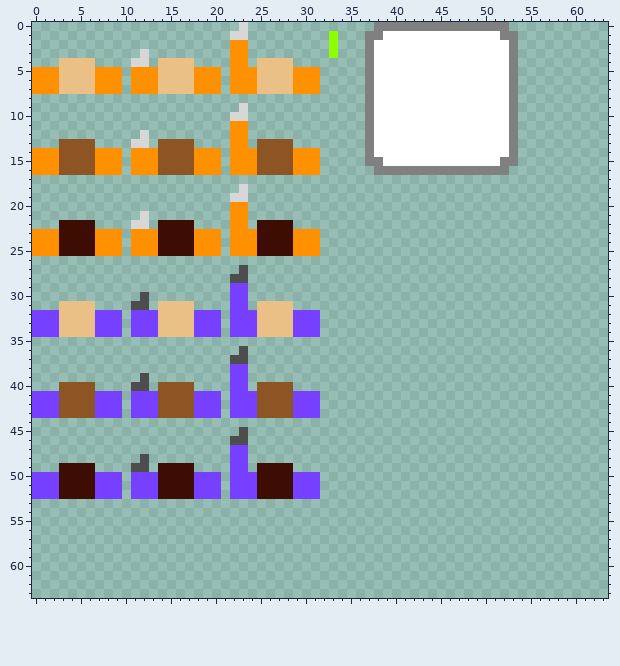
Pixel-art sprite, stored at Assets/Sprites/people.png. Above is the file before it was changed.
The file is 64x64 pixels.
After the commit:
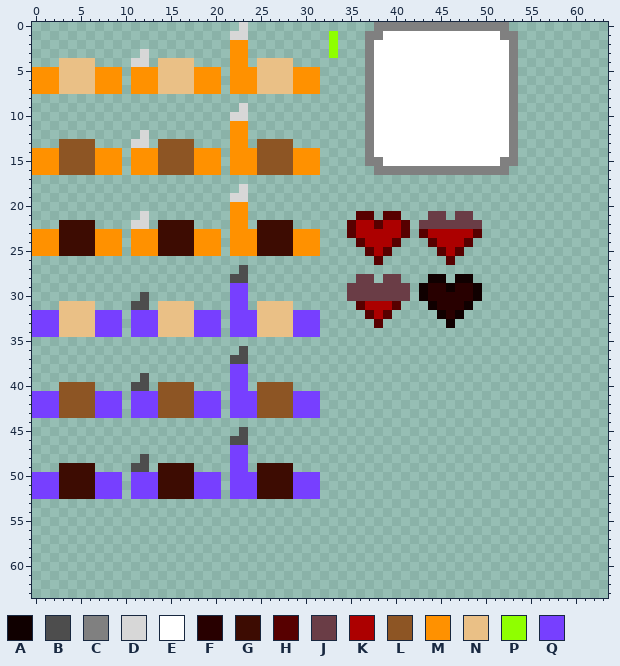
Palette (. is transparent): A #100000  B #4d4d4d  C #808080  D #d7d7d7  E #ffffff  F #280000  G #3d0c02  H #570000  J #6a3d46  K #ac0000  L #8d5524  M #ff9100  N #eac086  P #8fff00  Q #773fff
The edit:
Colour A now appears in row 28 at x 44 to 45 and 47 to 48; in row 29 at x 43, 46 and 49; in row 30 at x 43 and 49; in row 31 at x 44 and 48; in row 32 at x 45 and 47; in row 33 at x 46.
Colour F now appears in row 29 at x 44 to 45 and 47 to 48; in row 30 at x 44 to 48; in row 31 at x 45 to 47; in row 32 at x 46.
Colour H now appears in row 21 at x 36 to 37 and 39 to 40; in row 22 at x 35, 38 and 41; in row 23 at x 35, 41, 43 and 49; in row 24 at x 36, 40, 44 and 48; in row 25 at x 37, 39, 45 and 47; in row 26 at x 38 and 46.
Colour H now appears in row 31 at x 36 and 40; in row 32 at x 37 and 39; in row 33 at x 38.
Colour J now appears in row 21 at x 44 to 45 and 47 to 48; in row 22 at x 43 to 49; in row 28 at x 36 to 37 and 39 to 40; in rows 29 to 30 at x 35 to 41.
Colour K now appears in row 22 at x 36 to 37 and 39 to 40; in row 23 at x 36 to 40 and 44 to 48; in row 24 at x 37 to 39 and 45 to 47; in row 25 at x 38 and 46; in row 31 at x 37 to 39; in row 32 at x 38.
